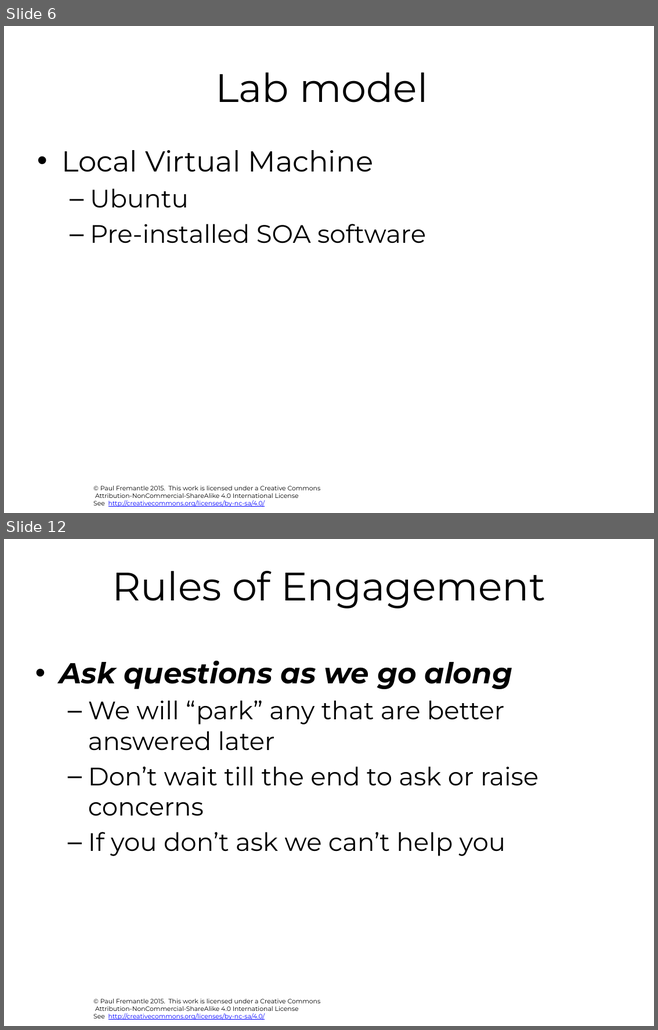
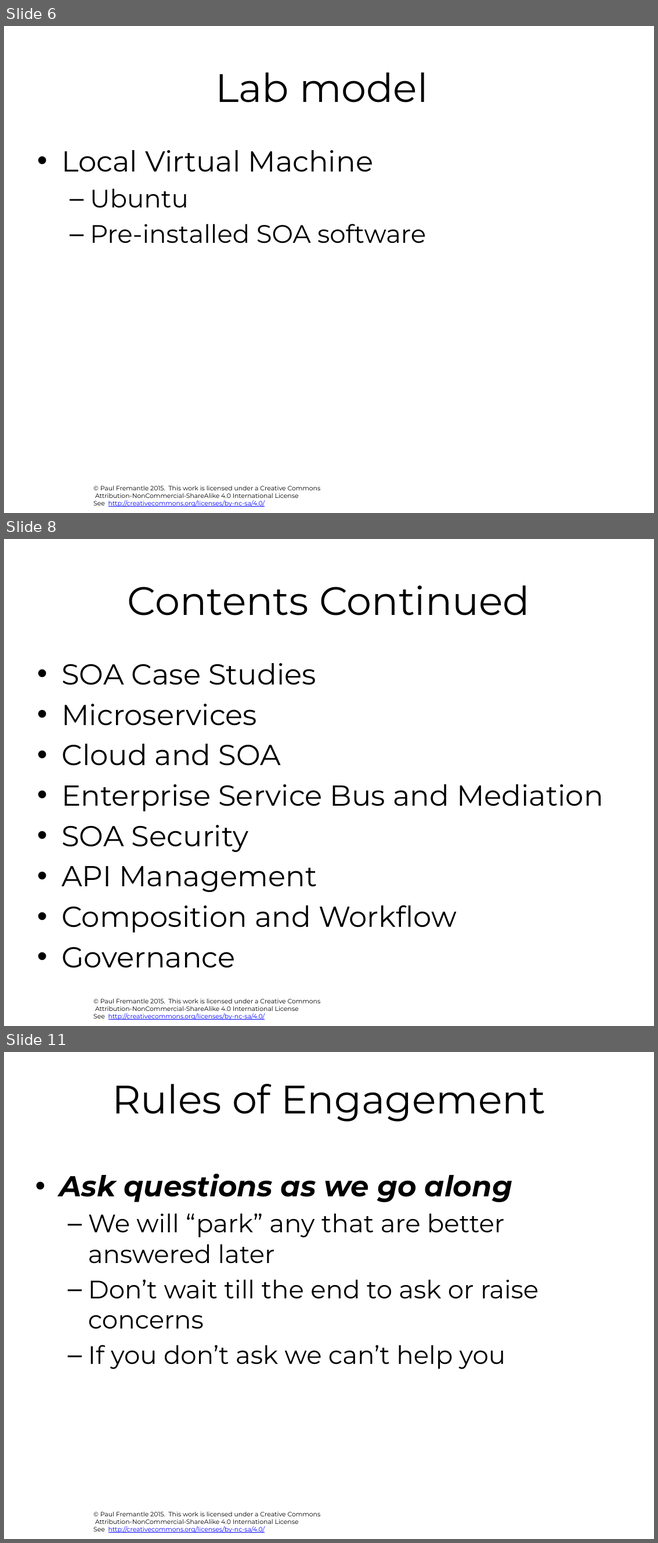
Before and after one commit to pzfreo/ox-soa, a slide deck: presentation-source/00-intro.pptx. Shown one above the other, each under a label of ours: slides 6 and 12 before the commit, slides 6, 8 and 11 after it; the slides between them are not shown. The pictures are 658x1030 and 658x1543 pixels, drawn with LibreOffice and Linux fonts; fonts in the diff are those of the drawing; background and template pictures are left out. Boxes give left, top, right and bottom in pixels: in the first picture for what was removed or moved away, otherwise in the second. Text is boxed around its words. In the diff, an @@ line names an element or a change of style, - is before the commit and + after.

```diff
--- a/presentation-source/00-intro.pptx
+++ b/presentation-source/00-intro.pptx
@@ slide 8 added at [4, 539, 654, 1026], background #FFFFFF; not listed: 1 template element that a slide beside it also shows @@
@@ title added at [128, 585, 529, 616], 44 pt, text #000000 @@
+Contents Continued
@@ text added at [61, 663, 603, 968], 32 pt, text #000000 @@
+• SOA Case Studies
+• Microservices
+• Cloud and SOA
+• Enterprise Service Bus and Mediation
+• SOA Security
+• API Management
+• Composition and Workflow
+• Governance
@@ what was slide 12 is now slide 11 @@
```
Also in this commit, not shown: 3 slides changed, 2 other slides added, 3 slides removed, 6 other files.
